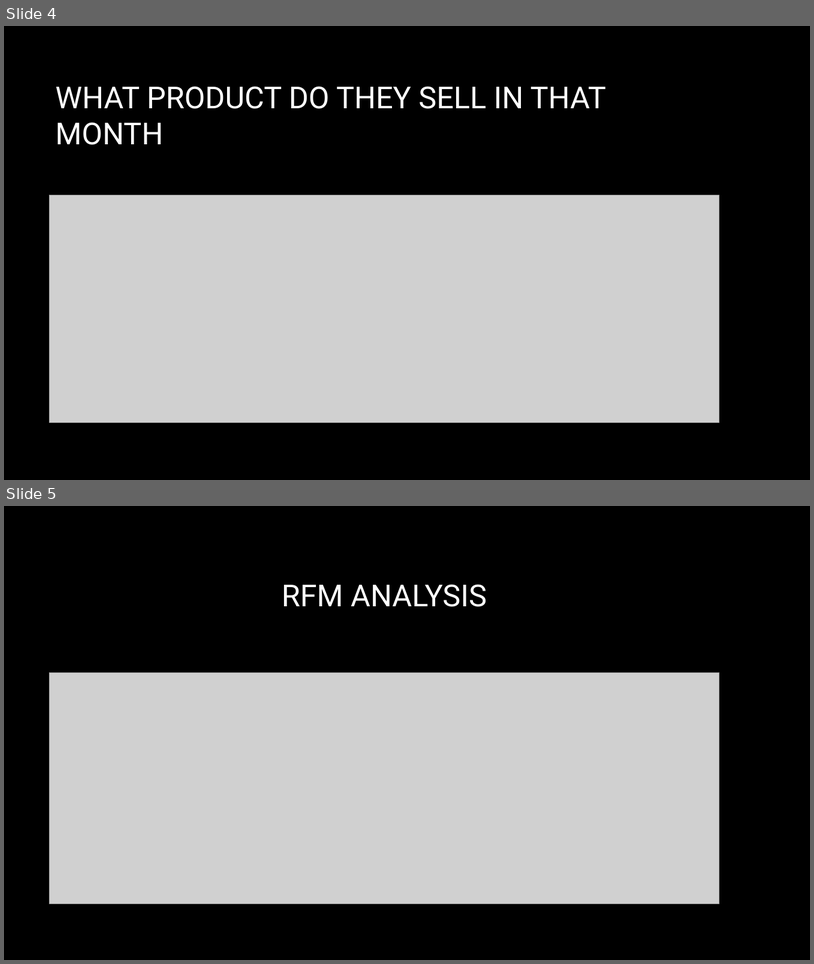
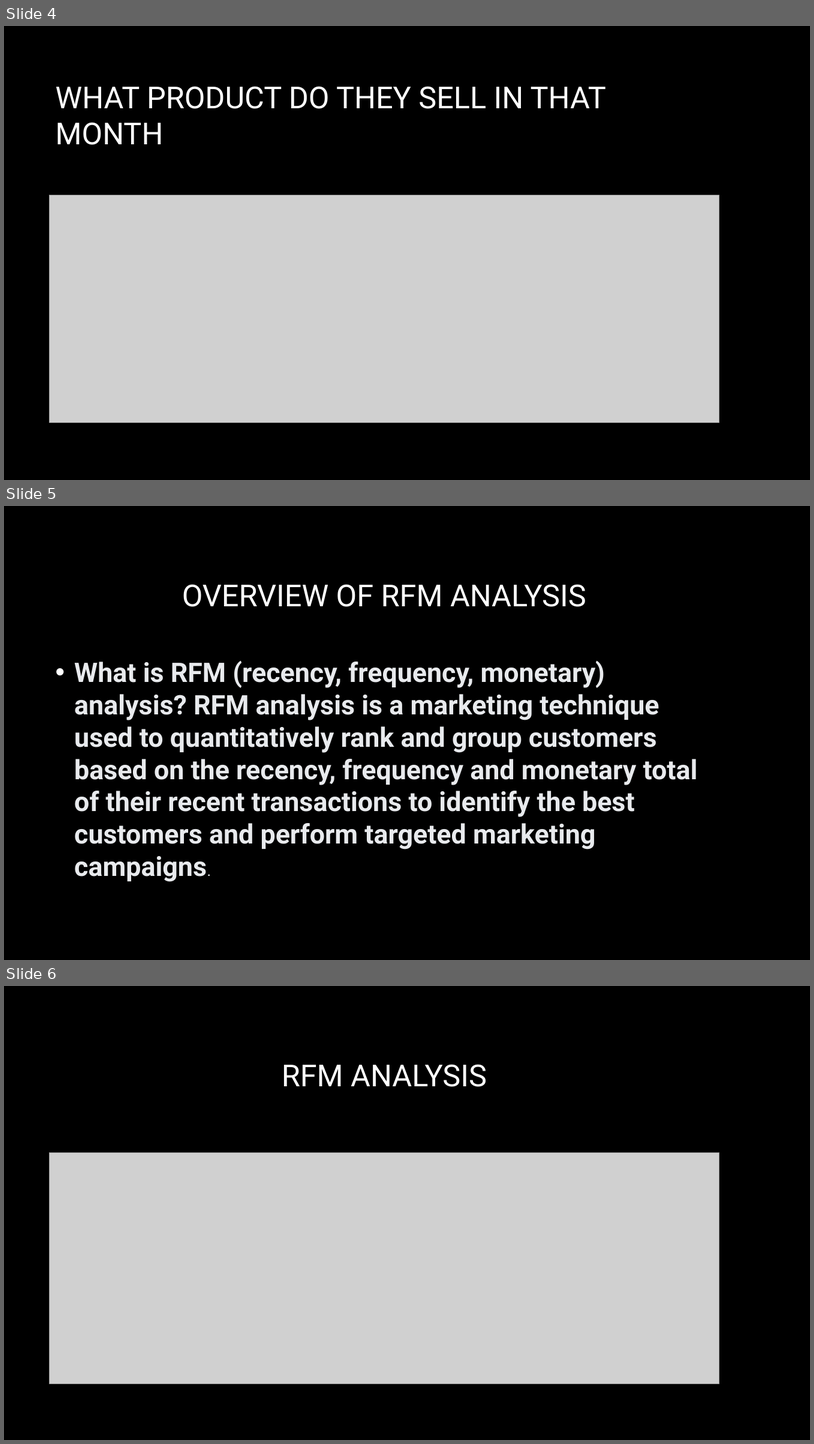
Before and after one commit to Ron-17/Portfolio-Project_SQL, a slide deck: SQL PORTFOLIO PROJECT New.pptm. Shown one above the other, each under a label of ours: slides 4 and 5 before the commit, slides 4, 5 and 6 after it. The pictures are 814x964 and 814x1444 pixels, drawn with LibreOffice and Linux fonts; fonts in the diff are those of the drawing; grey boxes stand for pictures; background and template pictures are left out. Boxes give left, top, right and bottom in pixels: in the first picture for what was removed or moved away, otherwise in the second. Text is boxed around its words. In the diff, an @@ line names an element or a change of style, - is before the commit and + after.

Commit message:
This is the latest version

```diff
--- a/SQL PORTFOLIO PROJECT New.pptm
+++ b/SQL PORTFOLIO PROJECT New.pptm
@@ slide 5 added at <box>4,506,810,960</box>, background picture (left out) @@
@@ title added at <box>182,584,587,607</box>, 36 pt, text #FFFFFF @@
+OVERVIEW OF RFM ANALYSIS
@@ text added at <box>74,661,698,882</box>, 32 pt, text #E8EAED, bold @@
+• What is RFM (recency, frequency, monetary) analysis? RFM analysis is a marketing technique used to quantitatively rank and group customers based on the recency, frequency and monetary total of their recent transactions to identify the best customers and perform targeted marketing campaigns.
@@ what was slide 5 is now slide 6 @@
```
Also in this commit, not shown: 4 other slides added.
